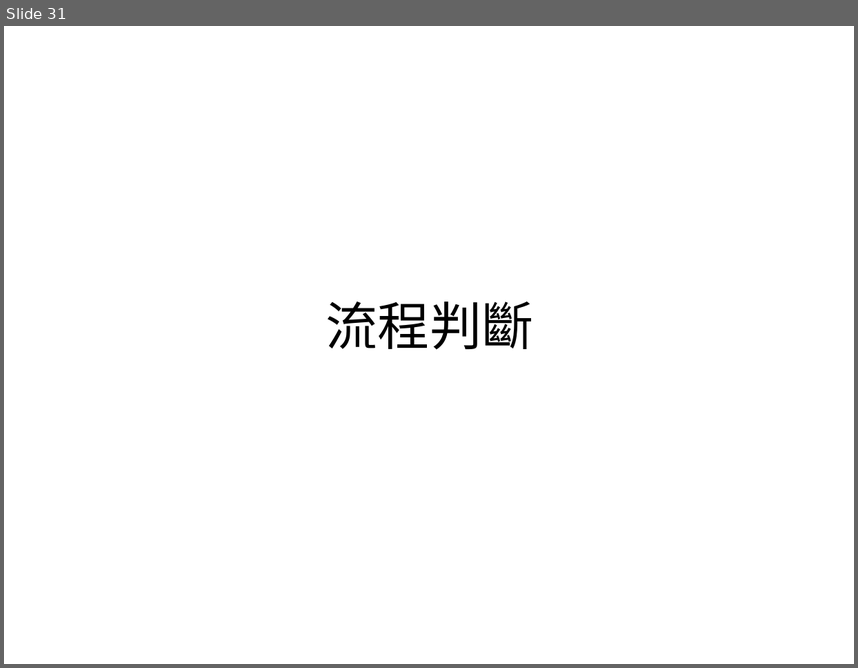
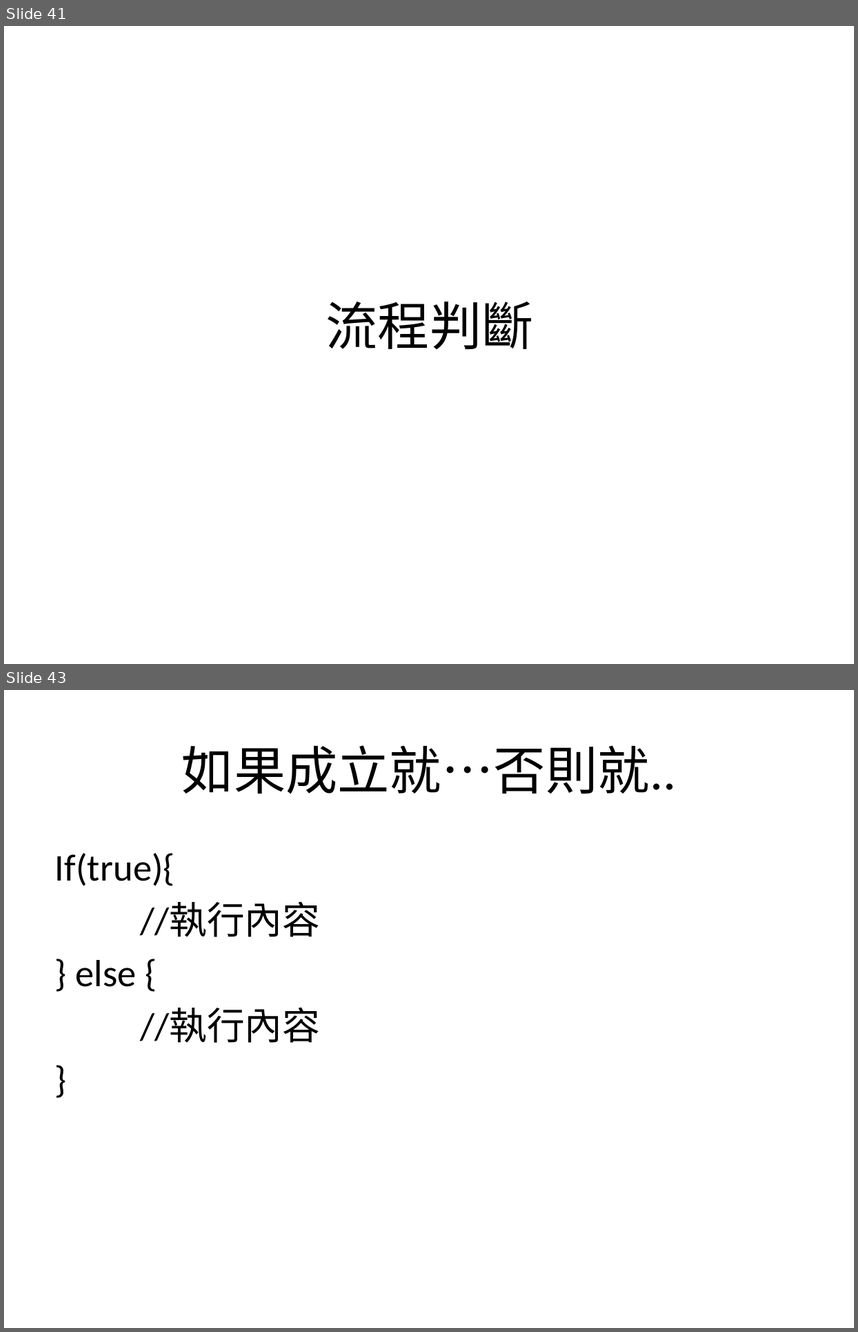
Before and after one commit to allen8101070/JavaScript-PPT, a slide deck: javaScript.pptx. Shown one above the other, each under a label of ours: slide 31 before the commit, slides 41 and 43 after it; the slides between them are not shown. The pictures are 858x668 and 858x1332 pixels, drawn with LibreOffice and Linux fonts; fonts in the diff are those of the drawing. Boxes give left, top, right and bottom in pixels: in the first picture for what was removed or moved away, otherwise in the second. Text is boxed around its words. In the diff, an @@ line names an element or a change of style, - is before the commit and + after.

```diff
--- a/javaScript.pptx
+++ b/javaScript.pptx
@@ slide 43 added at (x1=4, y1=690, x2=854, y2=1328), background #FFFFFF @@
@@ title added at (x1=182, y1=745, x2=676, y2=794), 44 pt, text #000000 @@
+如果成立就…否則就..
@@ text added at (x1=55, y1=853, x2=320, y2=1043), 32 pt, text #000000 @@
+If(true){
+//執行內容
+} else {
+//執行內容
+}
@@ what was slide 31 is now slide 41 @@
```
Also in this commit, not shown: 9 slides changed, 24 other slides added, 4 slides removed.
